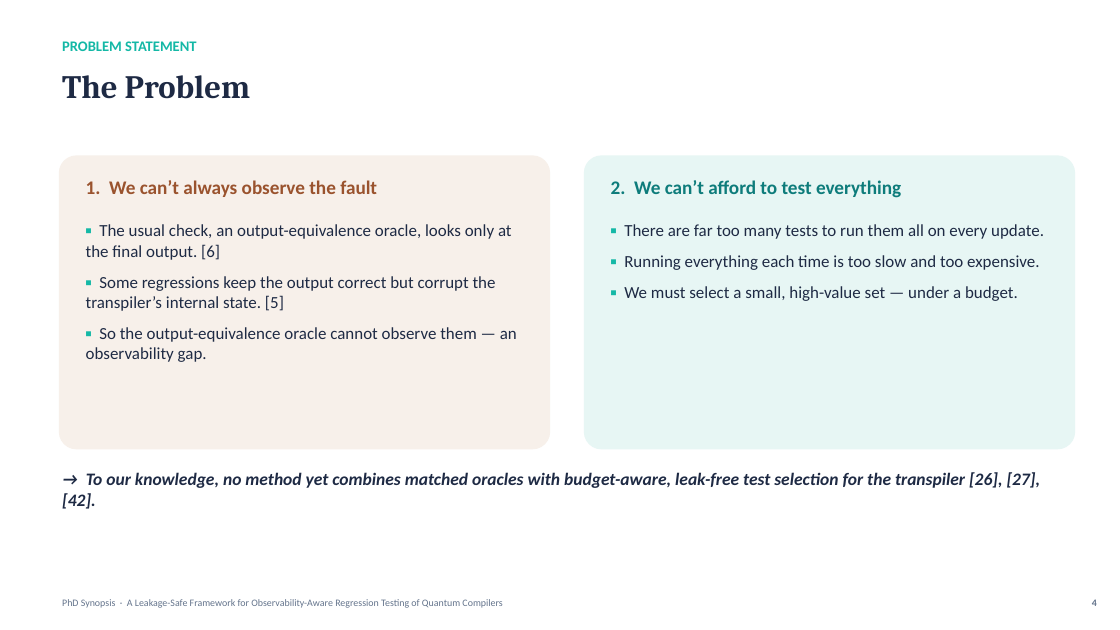
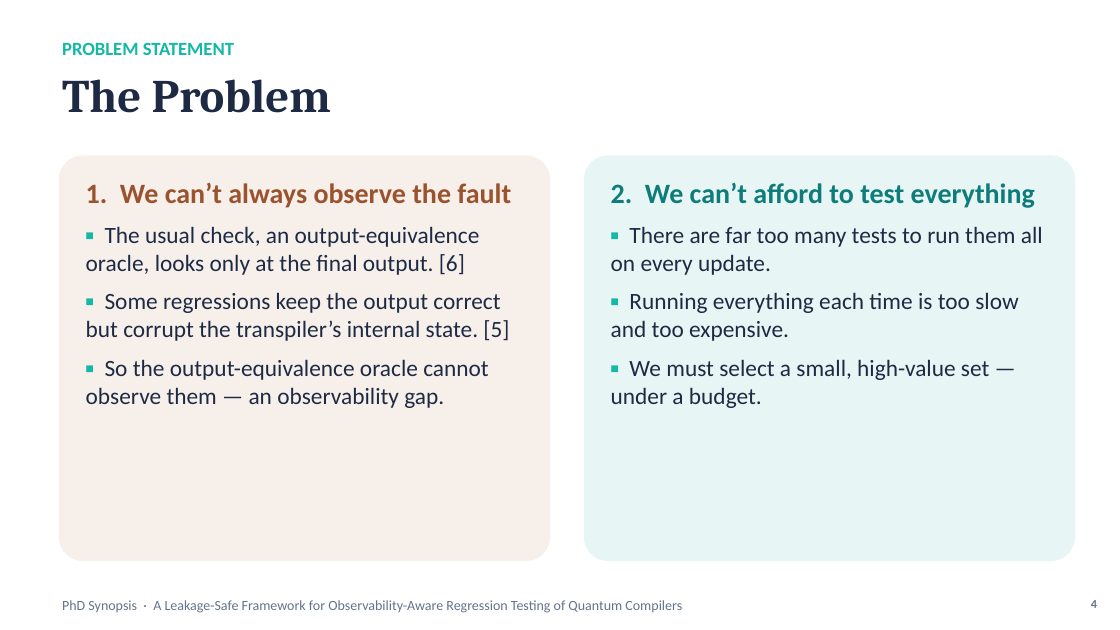
Before and after one commit to furqan-nr/quantum-transpiler-regression-testing, a slide deck: slide 4 of GSC files/GSC_Presentation_v4.pptx. Drawn at 1120x630 pixels with LibreOffice and Linux fonts; fonts in the diff are those of the drawing. Boxes give left, top, right and bottom in pixels: in the first picture for what was removed or moved away, otherwise in the second. Text is boxed around its words. In the diff, an @@ line names an element or a change of style, - is before the commit and + after.

```diff
--- a/GSC files/GSC_Presentation_v4.pptx
+++ b/GSC files/GSC_Presentation_v4.pptx
@@ text "PROBLEM STATEMENT" at <box>62,42,234,55</box>: size 12.5 to 16 pt @@
@@ text "The Problem" at <box>62,79,331,113</box>: size 28 to 40 pt @@
@@ rounded rectangle: place and size @@
-rounded rectangle at <box>59,155,550,450</box>
+rounded rectangle at <box>59,155,550,561</box>
@@ text "1. We can’t always observe ..." at <box>86,183,511,208</box>: size 16.5 to 24 pt @@
@@ rounded rectangle: place and size @@
-rounded rectangle at <box>584,155,1075,450</box>
+rounded rectangle at <box>584,155,1075,561</box>
@@ text "2. We can’t afford to ..." at <box>611,182,1035,208</box>: size 16.5 to 24 pt @@
@@ text "▪ The usual check, an ..." at <box>86,226,509,408</box>: size 14.5 to 20 pt @@
@@ text "▪ There are far too ..." at <box>611,226,1043,408</box>: size 14.5 to 20 pt @@
@@ text removed at <box>62,472,1041,509</box> @@
-→ To our knowledge, no method yet combines matched oracles with budget-aware, leak-free test selection for the transpiler [26], [27], [42].
@@ text "PhD Synopsis · A Leakage-Safe ..." at <box>62,600,682,613</box>: size 8.5 to 12 pt @@
@@ text "4" at <box>1091,600,1097,608</box>: size 8.5 to 10.5 pt @@
```
Also in this commit, not shown: 25 other slides changed, 5 slides added, 1 slide removed, 40 other files.
